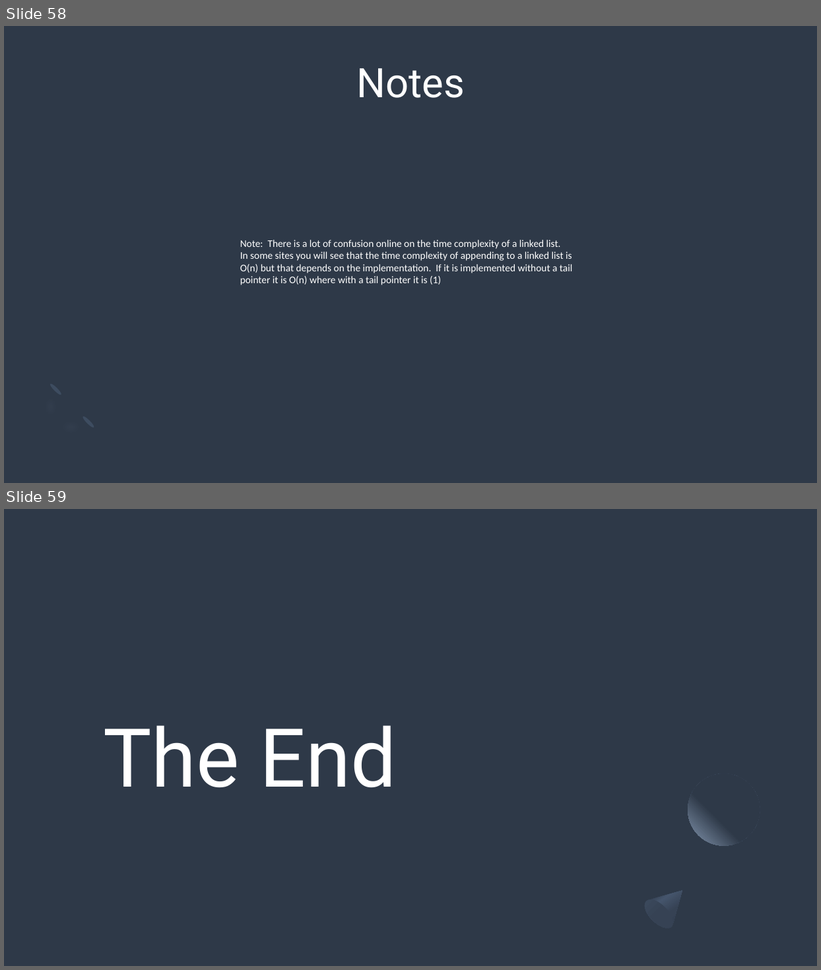
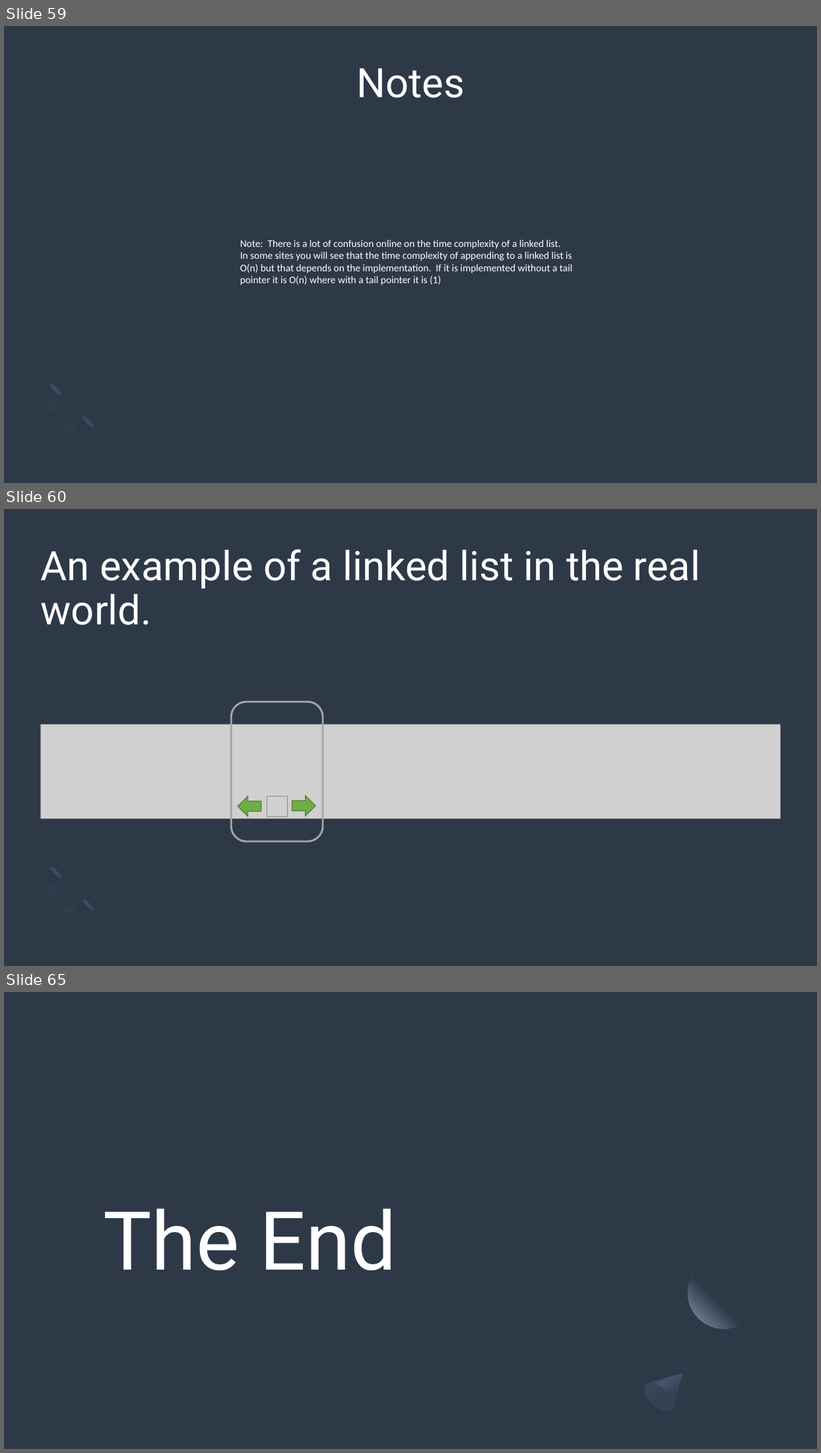
Before and after one commit to echoaj/TCS_PowerPoints, a slide deck: PowerPoints/Linked Lists.pptx. Shown one above the other, each under a label of ours: slides 58 and 59 before the commit, slides 59, 60 and 65 after it; the slides between them are not shown. The pictures are 821x970 and 821x1453 pixels, drawn with LibreOffice and Linux fonts; fonts in the diff are those of the drawing; grey boxes stand for pictures. Boxes give left, top, right and bottom in pixels: in the first picture for what was removed or moved away, otherwise in the second. Text is boxed around its words. In the diff, an @@ line names an element or a change of style, - is before the commit and + after.

Commit message:
linked lists

```diff
--- a/PowerPoints/Linked Lists.pptx
+++ b/PowerPoints/Linked Lists.pptx
@@ slide 60 added at [4, 509, 817, 966], background #2E3948; not listed: 3 template elements that a slide beside it also shows @@
@@ title added at [41, 549, 700, 625], 48 pt, text #FFFFFF @@
+An example of a linked list in the real world.
@@ rounded rectangle added at [232, 702, 323, 842], outline #A6A6A6 2.25 pt @@
@@ picture added at [40, 724, 781, 819] @@
@@ right arrow added at [238, 796, 261, 817], fill #70AD47, outline #538035 1 pt @@
@@ picture added at [267, 796, 288, 817] @@
@@ right arrow added at [292, 795, 316, 816], fill #70AD47, outline #538035 1 pt @@
@@ what was slide 58 is now slide 59 @@
@@ what was slide 59 is now slide 65 @@
```
Also in this commit, not shown: 2 slides changed, 5 other slides added.
